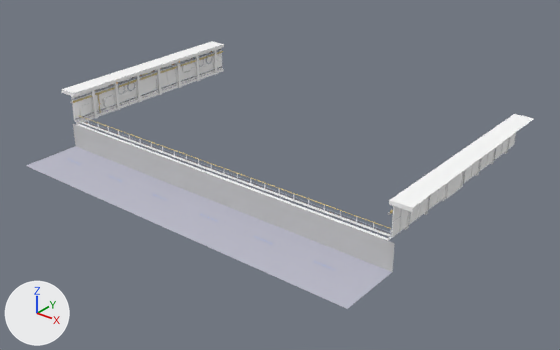
Before and after pictures for a commit that changed the glTF model assets/decor/shell/shell_walls.glb.
Rendered twice from a 50 mm camera at (61.7, -65.6, 29.4) aimed at (20.6, -14.2, -2.4). The axes (+X, +Y, +Z) are drawn at lower left. The lights are the same throughout. The picture after the commit comes second. Vertices at exactly the same position are counted once.

Names of what the first picture shows: 'walls' and 1 more.
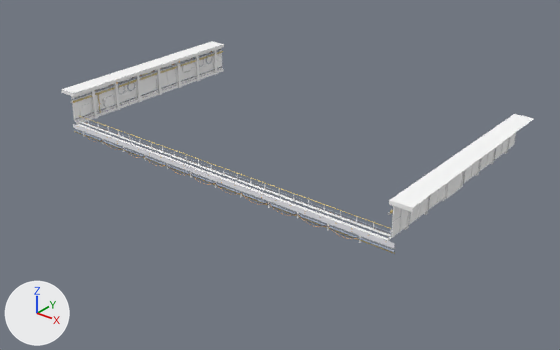
Location of each change, [x1, y1, x2, y2] in pixels of the pictures (560 x 350 px):
'walls', reshaped (7% narrower, 20% shorter): before [26, 41, 534, 309]; after [61, 41, 534, 254]
part 1 of me_walls, added: after [74, 131, 395, 254]
part 2 of me_walls, added: after [73, 130, 395, 252]
part 3 of me_walls, deleted: before [71, 160, 334, 270]
part 4 of me_walls, cut back: before [26, 124, 395, 309]; after [73, 124, 395, 249]

Patch to the scene script:
```diff
--- a/assets/decor/shell/shell_walls.glb.py
+++ b/assets/decor/shell/shell_walls.glb.py
@@ me_walls @@
 # used by ob_walls; location = (0.0, 0.0, 0.0)
-me_walls.from_pydata(...)  # 13847 vertices, 19666 faces; spans x -1.2..38.7, y -27.9..0.0, z -2.5..3.3
+me_walls.from_pydata(...)  # 16311 vertices, 22608 faces; spans x -1.2..38.7, y -22.2..0.0, z -1.1..3.3
+# me_walls part 1: the loose piece of 90 vertices spanning x 0.6..36.9, y -21.6..-21.5, z 0.5..0.6 is copied, and the copy is scaled about its middle by (1.03, 2.78, 2.78), then moved by (0.0, -0.2, -1.5); it spans x 0.0..37.5, y -21.8..-21.7, z -0.9
+# me_walls part 2: the loose piece of 90 vertices spanning x 0.6..36.9, y -21.6..-21.5, z 0.5..0.6 is copied, and the copy is scaled about its middle by (1.03, 3.89, 3.89), then moved by (0.0, -0.3, -1.3); it spans x 0.0..37.5, y -21.9..-21.8, z -0.8..-0.7
+# me_walls part 3: 6 loose pieces with 24 vertices, spanning x 2.0..34.0, y -24.4, z -2.5, are deleted
+# me_walls part 4: 10 vertices moved from x 0.3..37.5, y -21.9..-14.3, z -2.5..2.9 to x 0.3..37.5, y -21.9..-14.3, z -0.4..2.9; 5 vertices removed from x 0.0..37.5, y -27.9..-21.9, z -2.5; 2313 vertices added at x 0.0..37.5, y -21.9..-21.7, z -1.1..0.0
+# other edits to the shape of me_walls do not show in these pictures
 me_walls.materials.append(mat_walls)
```
